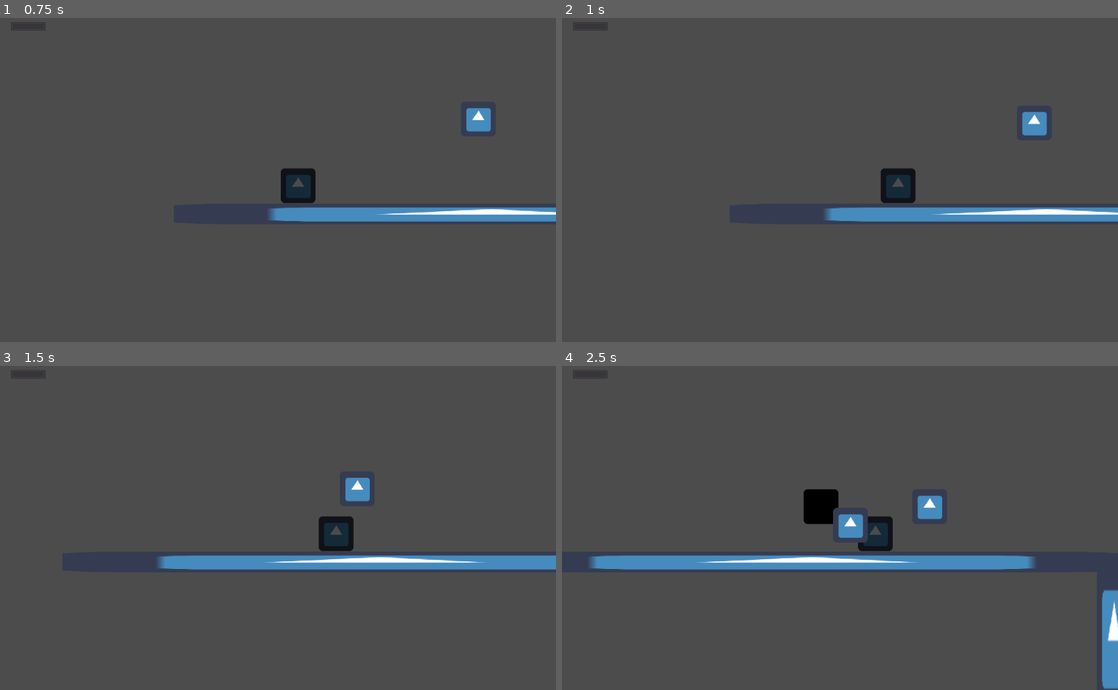
Above: before the commit, frames 1-4 (two rows, left to right).
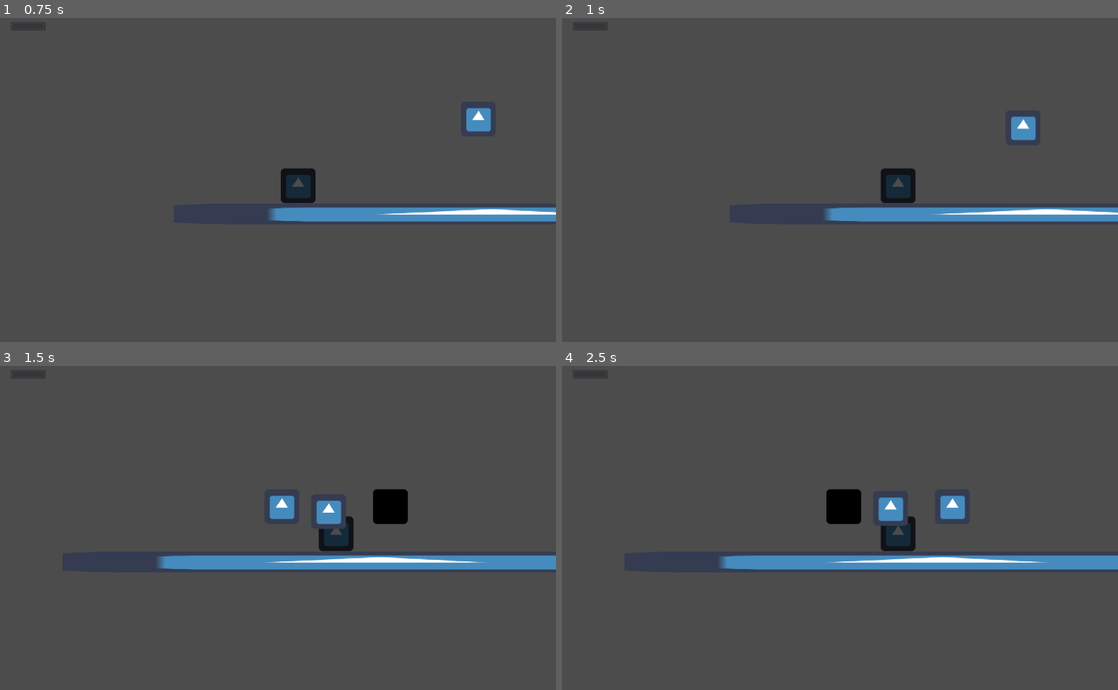
Above: after the commit, the same moments.

Repository: uspgamedev/welcome-to-your-mind
Game: Godot game, scene res://Stages/Depression/Sections/JumpIntro.tscn
Same seed, same stepped clock (60 frames per second), same inputs: the game is played once before the commit and once after it. This scene is started directly instead of the project's main scene. The engine's default icon, where the game draws it, is replaced by a stand-in: a white triangle on a blue panel in a dark square. Sound files missing from this copy of the repository are replaced by a short silence.
Inputs:
- Up to frame 1 (0.75 s): hold Right (ui_right) from 0.53 s (still down)
- Up to frame 2 (1 s): keep holding Right (ui_right); tap Up (ui_up) at 0.77 s
- Up to frame 3 (1.5 s): keep holding Right (ui_right)
- Up to frame 4 (2.5 s): tap Up (ui_up) at 1.52 s; release Right (ui_right) at 2.03 s; hold Left (ui_left) from 2.03 s (still down)

Frame 1 is identical in both runs. In frame 2, 0.4% of the frame differs, in the area x 80-88%, y 28-38%; in frame 3, 1.7%; in frame 4, 6.2%, in the area x 4-100%, y 37-100%.

Commit message:
Closes #21

Diff:
--- /dev/null
+++ b/Stages/Depression/Sections/IntroTriggerBad.tscn
@@ -0,0 +1,164 @@
+[gd_scene load_steps=9 format=2]
+
+[ext_resource path="res://icon.png" type="Texture" id=1]
+[ext_resource path="res://Stages/Depression/Enemies/TriggerBad.tscn" type="PackedScene" id=2]
+[ext_resource path="res://Stages/Depression/TriggerTutorial.tscn" type="PackedScene" id=3]
+[ext_resource path="res://CameraAdjust.tscn" type="PackedScene" id=4]
+[ext_resource path="res://Player/Player.tscn" type="PackedScene" id=5]
+
+[sub_resource type="RectangleShape2D" id=1]
+
+custom_solver_bias = 0.0
+extents = Vector2( 1280, 12 )
+
+[sub_resource type="RectangleShape2D" id=3]
+
+custom_solver_bias = 0.0
+extents = Vector2( 41, 250 )
+
+[sub_resource type="RectangleShape2D" id=2]
+
+custom_solver_bias = 0.0
+extents = Vector2( 200, 30 )
+
+[node name="IntroTriggerBad" type="Node2D" index="0"]
+
+[node name="Scenery" type="Node2D" parent="." index="0"]
+
+editor/display_folded = true
+__meta__ = {
+"_edit_lock_": true
+}
+
+[node name="Floor" type="StaticBody2D" parent="Scenery" index="0"]
+
+editor/display_folded = true
+position = Vector2( 1200, 20 )
+input_pickable = false
+collision_layer = 1
+collision_mask = 1
+constant_linear_velocity = Vector2( 0, 0 )
+constant_angular_velocity = 0.0
+friction = 1.0
+bounce = 0.0
+_sections_unfolded = [ "Transform" ]
+__meta__ = {
+"_edit_group_": true
+}
+
+[node name="Sprite" type="Sprite" parent="Scenery/Floor" index="0"]
+
+scale = Vector2( 40, 0.4 )
+texture = ExtResource( 1 )
+_sections_unfolded = [ "Transform" ]
+
+[node name="CollisionShape2D" type="CollisionShape2D" parent="Scenery/Floor" index="1"]
+
+shape = SubResource( 1 )
+
+[node name="Wall" type="StaticBody2D" parent="Scenery" index="1"]
+
+position = Vector2( -38, -240 )
+input_pickable = false
+collision_layer = 1
+collision_mask = 1
+constant_linear_velocity = Vector2( 0, 0 )
+constant_angular_velocity = 0.0
+friction = 1.0
+bounce = 0.0
+_sections_unfolded = [ "Transform" ]
+__meta__ = {
+"_edit_group_": true
+}
+
+[node name="Sprite" type="Sprite" parent="Scenery/Wall" index="0"]
+
+scale = Vector2( 1.3, 7.8 )
+texture = ExtResource( 1 )
+_sections_unfolded = [ "Transform" ]
+
+[node name="CollisionShape2D" type="CollisionShape2D" parent="Scenery/Wall" index="1"]
+
+shape = SubResource( 3 )
+
+[node name="Enemies" type="Node2D" parent="." index="1"]
+
+editor/display_folded = true
+__meta__ = {
+"_edit_lock_": true
+}
+
+[node name="TriggerBad" parent="Enemies" index="0" instance=ExtResource( 2 )]
+
+position = Vector2( 500, 150 )
+_sections_unfolded = [ "Transform", "Visibility", "Z Index" ]
+sleeping = true
+
+[node name="TriggerBad4" parent="Enemies" index="1" instance=ExtResource( 2 )]
+
+position = Vector2( 920, -285 )
+_sections_unfolded = [ "Transform", "Visibility", "Z Index" ]
+sleeping = true
+
+[node name="TriggerBad2" parent="Enemies" index="2" instance=ExtResource( 2 )]
+
+position = Vector2( 1340, 150 )
+_sections_unfolded = [ "Transform", "Visibility", "Z Index" ]
+
+[node name="TriggerTutorial" parent="Enemies" index="3" instance=ExtResource( 3 )]
+
+position = Vector2( 2175, -70 )
+_sections_unfolded = [ "Pause", "Transform", "Visibility", "Z Index" ]
+dies_on_walls = true
+
+[node name="CameraAjudst" parent="." index="2" instance=ExtResource( 4 )]
+
+editor/display_folded = true
+position = Vector2( 201.871, -348.045 )
+left_limit = -80
+top_limit = -500
+bottom_limit = 220
+
+[node name="Area2D" parent="CameraAjudst" index="0"]
+
+editor/display_folded = true
+
+[node name="CollisionShape2D" type="CollisionShape2D" parent="CameraAjudst/Area2D" index="0"]
+
+shape = SubResource( 2 )
+
+[node name="Player" parent="." index="3" instance=ExtResource( 5 )]
+
+position = Vector2( 142.862, -813.344 )
+
+[node name="Camera2D" type="Camera2D" parent="Player" index="6"]
+
+anchor_mode = 1
+rotating = false
+current = true
+zoom = Vector2( 1, 1 )
+limit_left = -1783503359
+limit_top = -1419523071
+limit_right = 10000000
+limit_bottom = 982746880
+limit_smoothed = false
+drag_margin_h_enabled = true
+drag_margin_v_enabled = true
+smoothing_enabled = false
+smoothing_speed = 5.0
+offset_v = 0.0
+offset_h = 0.0
+drag_margin_left = 0.2
+drag_margin_top = 0.2
+drag_margin_right = 0.2
+drag_margin_bottom = 0.2
+editor_draw_screen = true
+editor_draw_limits = false
+editor_draw_drag_margin = false
+_sections_unfolded = [ "Limit" ]
+__meta__ = {
+"_edit_lock_": true
+}
+
+
+[editable path="CameraAjudst"]
--- a/Stages/Depression/TriggerTutorial.tscn
+++ b/Stages/Depression/TriggerTutorial.tscn
@@ -8,7 +8,7 @@
 [sub_resource type="CircleShape2D" id=1]
 
 custom_solver_bias = 0.0
-radius = 150.0
+radius = 300.0
 
 [sub_resource type="Animation" id=2]
 
@@ -86,7 +86,7 @@
 "values": [ Color( 1, 1, 1, 1 ) ]
 }
 
-[node name="TriggerTutorial" instance=ExtResource( 1 )]
+[node name="TriggerTutorial" index="0" instance=ExtResource( 1 )]
 
 pause_mode = 2
 script = ExtResource( 2 )
@@ -97,10 +97,6 @@
 [node name="Sprite" parent="." index="0"]
 
 _sections_unfolded = [ "Material", "Transform", "Visibility" ]
-
-[node name="Area2D" parent="." index="1"]
-
-editor/display_folded = true
 
 [node name="CollisionShape2D" type="CollisionShape2D" parent="Area2D" index="0"]
 
--- a/Stages/DepressionStage.tscn
+++ b/Stages/DepressionStage.tscn
@@ -4,13 +4,12 @@
 [ext_resource path="res://icon.png" type="Texture" id=2]
 [ext_resource path="res://Player/Player.tscn" type="PackedScene" id=3]
 
-
 [sub_resource type="RectangleShape2D" id=1]
 
 custom_solver_bias = 0.0
 extents = Vector2( 500, 30 )
 
-[node name="DepressionStage" type="Node" index="0"]
+[node name="DepressionStage" type="Node"]
 
 [node name="Puzzle1" parent="." index="0" instance=ExtResource( 1 )]
 
